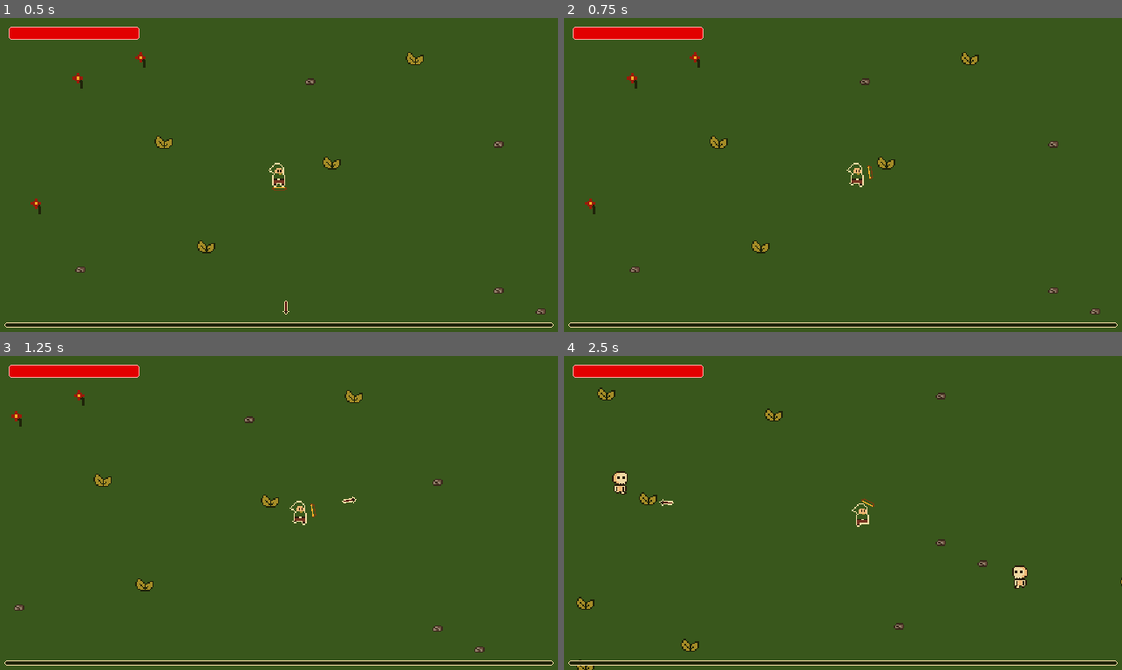
Above: before the commit, frames 1-4 (two rows, left to right).
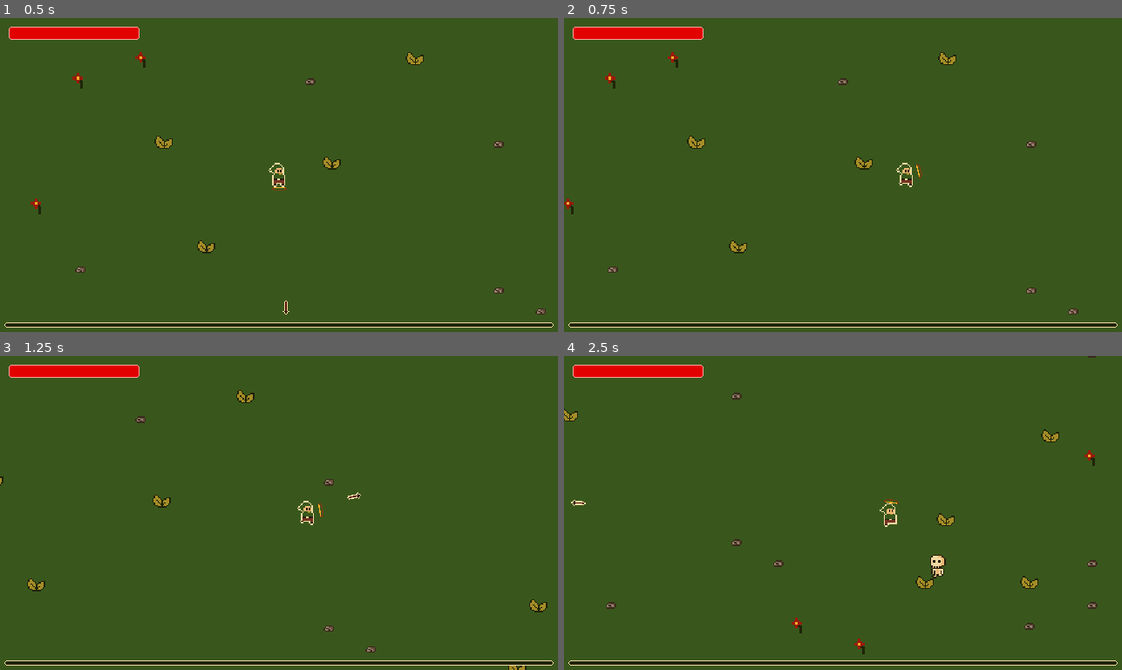
Above: after the commit, the same moments.

Repository: danilomacb/RAMter
Game: Godot game, scene res://Scenes/Game.tscn
The game is run twice, just before and just after one commit, with the same random seed, the same clock (stepped at 60 frames per second) and the same inputs.
Inputs (mouse positions are in pixels of both pictures, inside the frame that each line leads up to):
- Up to frame 1 (0.5 s): no input
- Up to frame 2 (0.75 s): move the mouse to (965, 159) at 0.52 s; hold Right (MoveRight) from 0.53 s (still down); tap Space (Dash, bound only after the commit) at 0.6 s
- Up to frame 3 (1.25 s): keep holding Right (MoveRight)
- Up to frame 4 (2.5 s): move the mouse to (731, 528) at 1.27 s; release Right (MoveRight) at 1.28 s; hold Down (MoveDown) 1.28-2.03 s; tap Space (Dash, bound only after the commit) at 1.35, 2.1 s; move the mouse to (898, 443) at 2.02 s; hold Right (MoveRight) from 2.03 s (still down)

Frame 1 is identical in both runs. In frame 2, 1.6% of the frame differs, in the area x 0-97%, y 10-95%; in frame 3, 1.5%; in frame 4, 2.2%, in the area x 0-100%, y 0-100%.

Commit message:
dash implemented

Diff:
--- a/Prefabs/Player.tscn
+++ b/Prefabs/Player.tscn
@@ -107,11 +107,14 @@
 "speed": 12.0
 }]
 
-[node name="Player" type="CharacterBody2D" node_paths=PackedStringArray("timer", "animatedSprite2d", "bow", "hp") groups=["Player"]]
+[node name="Player" type="CharacterBody2D" node_paths=PackedStringArray("shootTimer", "dashTimer", "dashCooldownTimer", "animatedSprite2d", "bow", "hp") groups=["Player"]]
 collision_layer = 44
 script = ExtResource("1_elqdo")
 moveSpeed = 90.0
-timer = NodePath("Timer")
+dashSpeed = 500.0
+shootTimer = NodePath("ShootTimer")
+dashTimer = NodePath("DashTimer")
+dashCooldownTimer = NodePath("DashCooldownTimer")
 animatedSprite2d = NodePath("AnimatedSprite2D")
 bow = NodePath("Bow")
 hp = NodePath("Hp")
@@ -128,7 +131,12 @@
 zoom = Vector2(1.5, 1.5)
 position_smoothing_enabled = true
 
-[node name="Timer" type="Timer" parent="."]
+[node name="ShootTimer" type="Timer" parent="."]
+
+[node name="DashTimer" type="Timer" parent="."]
+wait_time = 0.2
+
+[node name="DashCooldownTimer" type="Timer" parent="."]
 
 [node name="Bow" type="AnimatedSprite2D" parent="."]
 position = Vector2(5, 2)
@@ -144,5 +152,7 @@
 [node name="PlayerExp" type="Node" parent="."]
 script = ExtResource("4_8yrjw")
 
-[connection signal="timeout" from="Timer" to="." method="_on_timer_timeout"]
+[connection signal="timeout" from="ShootTimer" to="." method="_on_shoot_timer_timeout"]
+[connection signal="timeout" from="DashTimer" to="." method="_on_dash_timer_timeout"]
+[connection signal="timeout" from="DashCooldownTimer" to="." method="_on_dash_cooldown_timer_timeout"]
 [connection signal="animation_finished" from="Bow" to="." method="_on_bow_animation_finished"]
--- a/Scripts/Enemy.gd
+++ b/Scripts/Enemy.gd
@@ -10,13 +10,13 @@
 var playerBody: CharacterBody2D
 
 func _physics_process(delta):
-	Move()
+	Move(delta)
 
-func Move():
+func Move(delta):
 	var playerPos: Vector2 = get_node("/root/Game/Player").global_position
 	var direction = (playerPos - global_position).normalized()
 	velocity = direction * moveSpeed
-	move_and_slide()
+	move_and_collide(velocity * delta)
 
 	Flip(playerPos)
 
--- a/Scripts/Hp.gd
+++ b/Scripts/Hp.gd
@@ -30,7 +30,6 @@
 
 	if hpType == HpType.Player:
 		hpBar.value = (curHp / maxHp) * 100
-		print(instantiatedDamageIndicator.label)
 		instantiatedDamageIndicator.label.modulate = Color("9b1a0a")
 
 	get_tree().root.add_child(instantiatedDamageIndicator)
--- a/Scripts/PlayerController.gd
+++ b/Scripts/PlayerController.gd
@@ -1,7 +1,10 @@
 extends CharacterBody2D
 
 @export var moveSpeed: float
-@export var timer: Timer
+@export var dashSpeed: float
+@export var shootTimer: Timer
+@export var dashTimer: Timer
+@export var dashCooldownTimer: Timer
 @export var animatedSprite2d: AnimatedSprite2D
 @export var bow: AnimatedSprite2D
 @export var hp: Hp
@@ -10,11 +13,17 @@
 
 var upgrades = load("res://Scripts/Upgrades.gd").new()
 
+var lastDirection: Vector2 = Vector2.ZERO
 var canShoot: bool = true
+var isDashing: bool = false
+var canDash: bool = true
 
 func _physics_process(delta):
 	Move()
 	Shoot()
+	Dash()
+
+	move_and_collide(velocity * delta)
 
 func Move():
 	var directionX = Input.get_axis("MoveLeft", "MoveRight")
@@ -22,7 +31,13 @@
 	var direction = Vector2(directionX, directionY)
 
 	if direction != Vector2.ZERO:
-		velocity = direction * moveSpeed
+		lastDirection = direction
+
+	if isDashing:
+		return
+
+	if direction != Vector2.ZERO:
+		velocity = direction.normalized() * moveSpeed
 		animatedSprite2d.play("Walk")
 
 		if direction.x > 0:
@@ -33,24 +48,39 @@
 		velocity = Vector2.ZERO
 		animatedSprite2d.play("Idle")
 
-	move_and_slide()
-
 func Shoot():
 	if canShoot:
 		canShoot = false
 
-		timer.wait_time = 1 - Globals.UpgradeAttackSpeedCounter * 0.1
+		shootTimer.wait_time = 1 - Globals.UpgradeAttackSpeedCounter * 0.1
 
-		if timer.wait_time < 0.1:
-			timer.wait_time = 0.1
+		if shootTimer.wait_time < 0.1:
+			shootTimer.wait_time = 0.1
 
-		timer.start()
+		shootTimer.start()
 
 		upgrades.InstantiateArrows(global_position, bow.global_position, get_node("/root/Game"), get_global_mouse_position())
 		bow.play("Shoot")
 
-func _on_timer_timeout():
-	canShoot = true
+func Dash():
+	if Input.is_action_just_pressed("Dash") && canDash:
+		isDashing = true
+		canDash = false
+		dashTimer.start()
+		dashCooldownTimer.start()
+
+	if isDashing:
+		velocity = lastDirection.normalized() * dashSpeed
 
 func _on_bow_animation_finished():
 	bow.play("Idle")
+
+func _on_shoot_timer_timeout():
+	canShoot = true
+
+func _on_dash_timer_timeout():
+	isDashing = false
+	velocity = Vector2.ZERO
+
+func _on_dash_cooldown_timer_timeout():
+	canDash = true
--- a/project.godot
+++ b/project.godot
@@ -56,6 +56,11 @@
 "events": [Object(InputEventKey,"resource_local_to_scene":false,"resource_name":"","device":-1,"window_id":0,"alt_press …(182 unchanged characters)…
 ]
 }
+Dash={
+"deadzone": 0.5,
+"events": [Object(InputEventKey,"resource_local_to_scene":false,"resource_name":"","device":-1,"window_id":0,"alt_pressed":false,"shift_pressed":false,"ctrl_pressed":false,"meta_pressed":false,"pressed":false,"keycode":0,"physical_keycode":32,"key_label":0,"unicode":32,"echo":false,"script":null)
+]
+}
 
 [layer_names]
 
